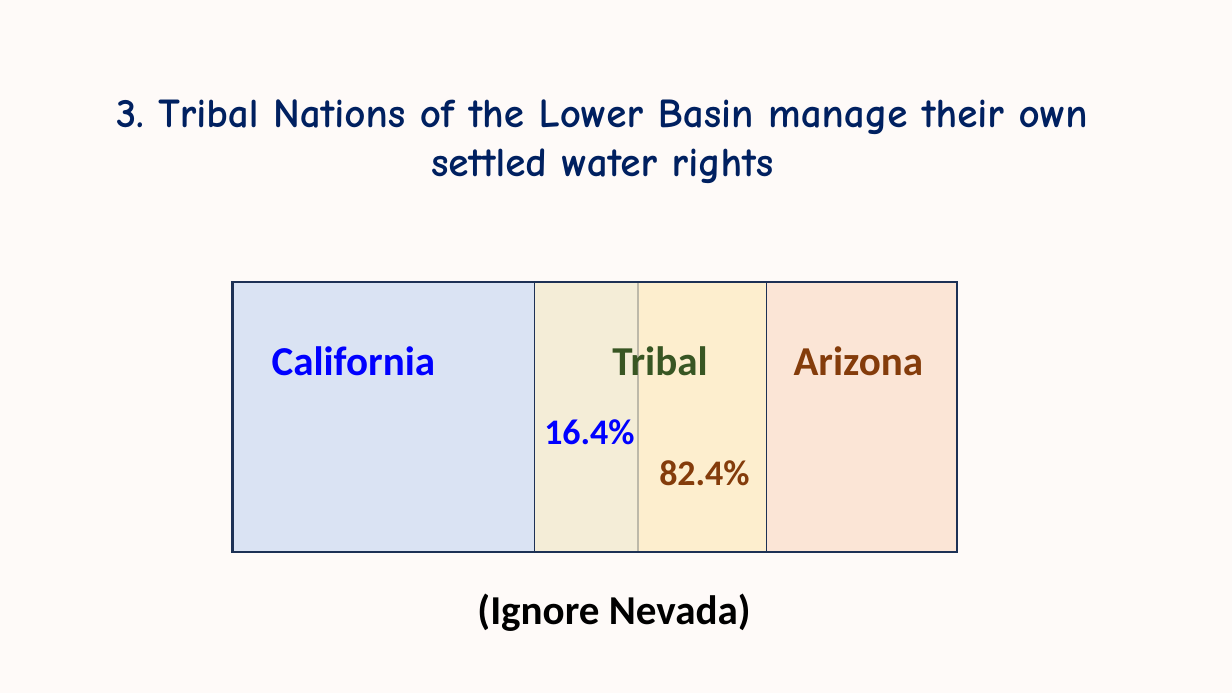
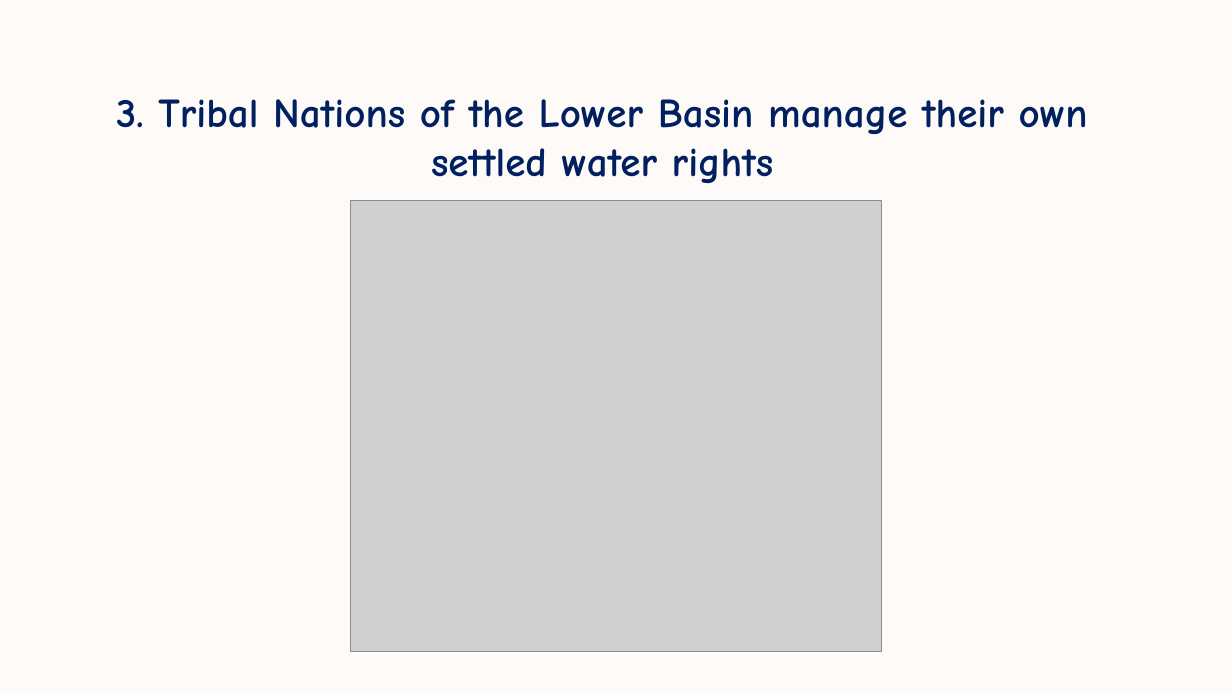
Before and after one commit to dzeke/ColoradoRiverCollaborate, a slide deck: slide 5 of LakeMeadWaterBankDivideInflow/ImmersiveModelLakeMeadDivideInflow-LetsStart.pptx. Drawn at 1232x693 pixels with LibreOffice and Linux fonts; fonts in the diff are those of the drawing; grey boxes stand for pictures. Boxes give left, top, right and bottom in pixels: in the first picture for what was removed or moved away, otherwise in the second. Text is boxed around its words. In the diff, an @@ line names an element or a change of style, - is before the commit and + after.

```diff
--- a/LakeMeadWaterBankDivideInflow/ImmersiveModelLakeMeadDivideInflow-LetsStart.pptx
+++ b/LakeMeadWaterBankDivideInflow/ImmersiveModelLakeMeadDivideInflow-LetsStart.pptx
@@ picture added at box(350, 201, 882, 652) @@
@@ rectangle removed at box(233, 282, 639, 552) @@
@@ rectangle removed at box(534, 282, 767, 552) @@
@@ rectangle removed at box(639, 282, 958, 552) @@
@@ text removed at box(272, 346, 435, 376) @@
-California
@@ text removed at box(612, 342, 707, 386) @@
-Tribal
@@ text removed at box(794, 346, 923, 376) @@
-Arizona
@@ text removed at box(544, 419, 634, 445) @@
-16.4%
@@ text removed at box(659, 460, 749, 486) @@
-82.4%
@@ text removed at box(477, 593, 751, 631) @@
-(Ignore Nevada)
```
Also in this commit, not shown: 1 other slide changed, 3 other files.
